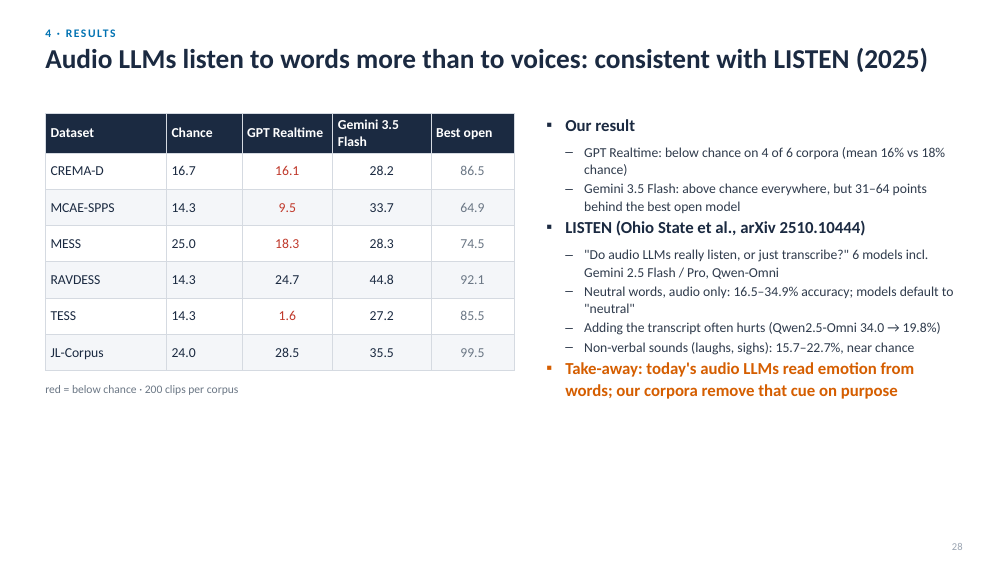
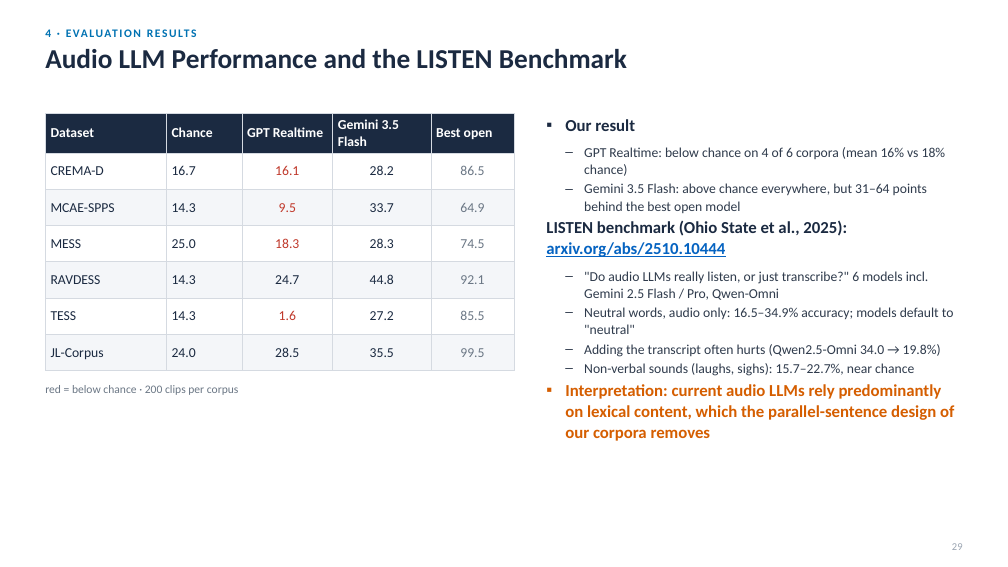
Before and after one commit to Davidlequnchen/emotion_recognition, a slide deck: slide 30 of emotion_recognition/presentation/SER_evaluation.pptx (slide 29 before the commit). Drawn at 1008x567 pixels with LibreOffice and Linux fonts; fonts in the diff are those of the drawing. Boxes give left, top, right and bottom in pixels: in the first picture for what was removed or moved away, otherwise in the second. Text is boxed around its words. In the diff, an @@ line names an element or a change of style, - is before the commit and + after.

```diff
--- a/emotion_recognition/presentation/SER_evaluation.pptx
+++ b/emotion_recognition/presentation/SER_evaluation.pptx
@@ text at [45,49,627,69]: text changed @@
-Audio LLMs listen to words more than to voices: consistent with LISTEN (2025)
+Audio LLM Performance and the LISTEN Benchmark
@@ text at [546,221,847,257]: text changed @@
-▪ LISTEN (Ohio State et al., arXiv 2510.10444)
+▪ LISTEN benchmark (Ohio State et al., 2025): arxiv.org/abs/2510.10444
@@ text at [565,384,954,441]: text changed @@
-▪ Take-away: today's audio LLMs read emotion from words; our corpora remove that cue on purpose
+▪ Interpretation: current audio LLMs rely predominantly on lexical content, which the parallel-sentence design of our corpora removes
```
Also in this commit, not shown: 46 other slides changed, 9 slides added, 5 slides removed, 42 other files.
